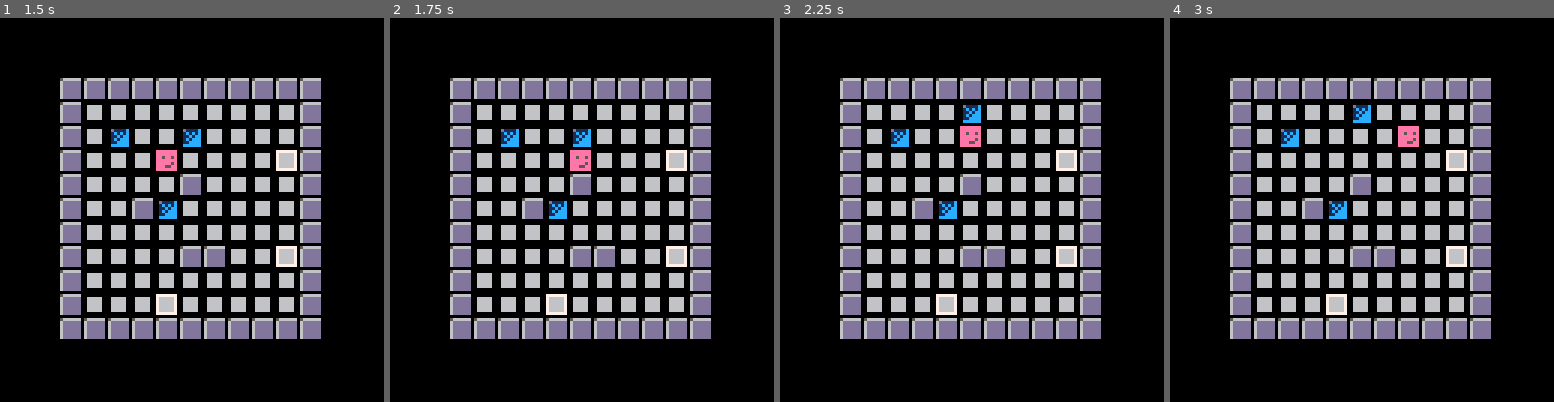
Above: before the commit, frames 1-4 (left to right).
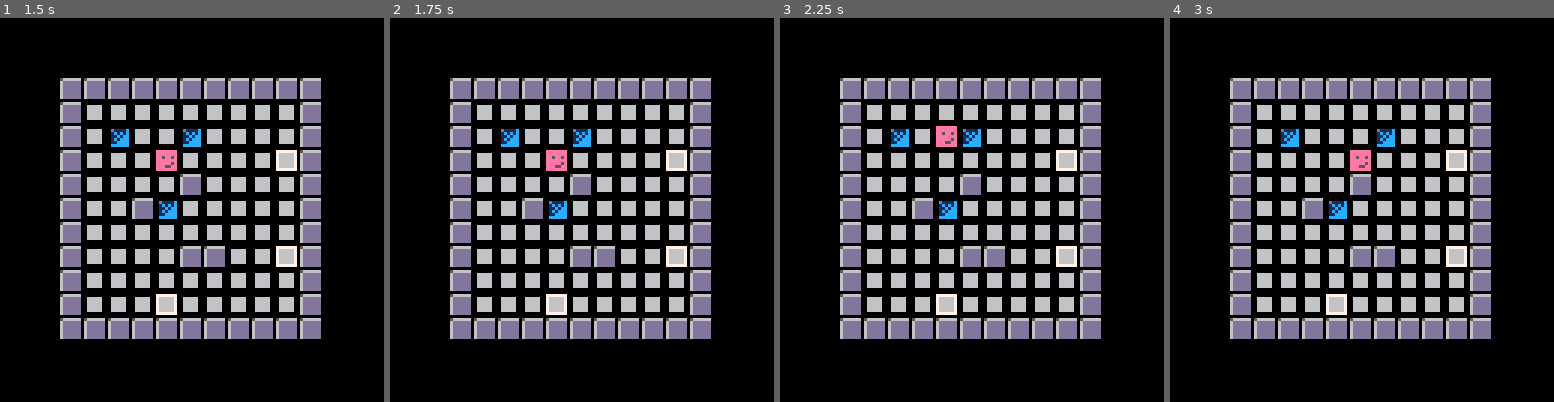
Above: after the commit, the same moments.

Repository: ymendel/parabox
Game: PICO-8 cartridge parabox.p8
The game is run twice, just before and just after one commit, with the same random seed, the same clock (stepped at 60 frames per second) and the same inputs.
Inputs:
- Up to frame 1 (1.5 s): tap X (X key) at 0.33, 1.07 s; tap O (Z key) at 0.7 s
- Up to frame 2 (1.75 s): hold Right from 1.6 s (still down); tap O (Z key) at 1.7 s
- Up to frame 3 (2.25 s): tap X (X key) at 1.85 s; release Right at 2.1 s; tap O (Z key) at 2.1 s; hold Up from 2.15 s (still down)
- Up to frame 4 (3 s): release Up at 2.42 s; hold Right from 2.47 s (still down); tap O (Z key) at 2.5, 2.9 s; tap X (X key) at 2.97 s

Frame 1 is identical in both runs. In frame 2, 0.6% of the frame differs, in the area x 40-53%, y 34-40%; in frame 3, 0.8%; in frame 4, 1.0%, in the area x 46-65%, y 22-40%.

Commit message:
start with undo
This only does undo for the player, not the boxes as well.

And also doesn't pay attention to the other ways a player may not move -
such as being on a box.

But it's a start.

Diff:
--- a/game.lua
+++ b/game.lua
@@ -12,6 +12,28 @@
   end
   player_update()
   check_tgts()
+  undo_update()
+end
+
+function undo_update()
+  if (btnp(🅾️)) then
+    local u=deli(undo_stack)
+    if (u) then
+      pl.x=u.pl.x
+      pl.y=u.pl.y
+    end
+  end
+end
+
+function record_undo(px,py)
+  local nu={
+    pl={x=px,y=py}
+  }
+  add(undo_stack,nu)
+  -- printh("undo stack:", "blah")
+  -- for u in all(undo_stack) do
+  --   printh(u.pl.x..","..u.pl.y,"blah")
+  -- end
 end
 
 function game_draw()
--- a/levels.lua
+++ b/levels.lua
@@ -58,6 +58,7 @@
   won=false
   tgts={}
   boxes={}
+  undo_stack={}
 
   map_init()
   player_init(player_pos)
--- a/player.lua
+++ b/player.lua
@@ -19,7 +19,14 @@
 
   pl_do_move()
 
-  if (pl_out_of_bounds() or pl_hit_barrier()) pl.x,pl.y=px,py
+  if (pl_moving()) then
+    if (pl_out_of_bounds() or pl_hit_barrier()) then
+      pl.x,pl.y=px,py
+    else
+      -- is this enough? So much moving
+      record_undo(px,py)
+    end
+  end
 
   push_boxes(pl,pl.dx,pl.dy)
 
@@ -37,8 +44,13 @@
   elseif (pl.dx<0) then
     pl.xf=true
   end
+
   pl.x+=pl.dx
   pl.y+=pl.dy
+end
+
+function pl_moving()
+  return pl.dx!=0 or pl.dy!=0
 end
 
 function pl_out_of_bounds()
